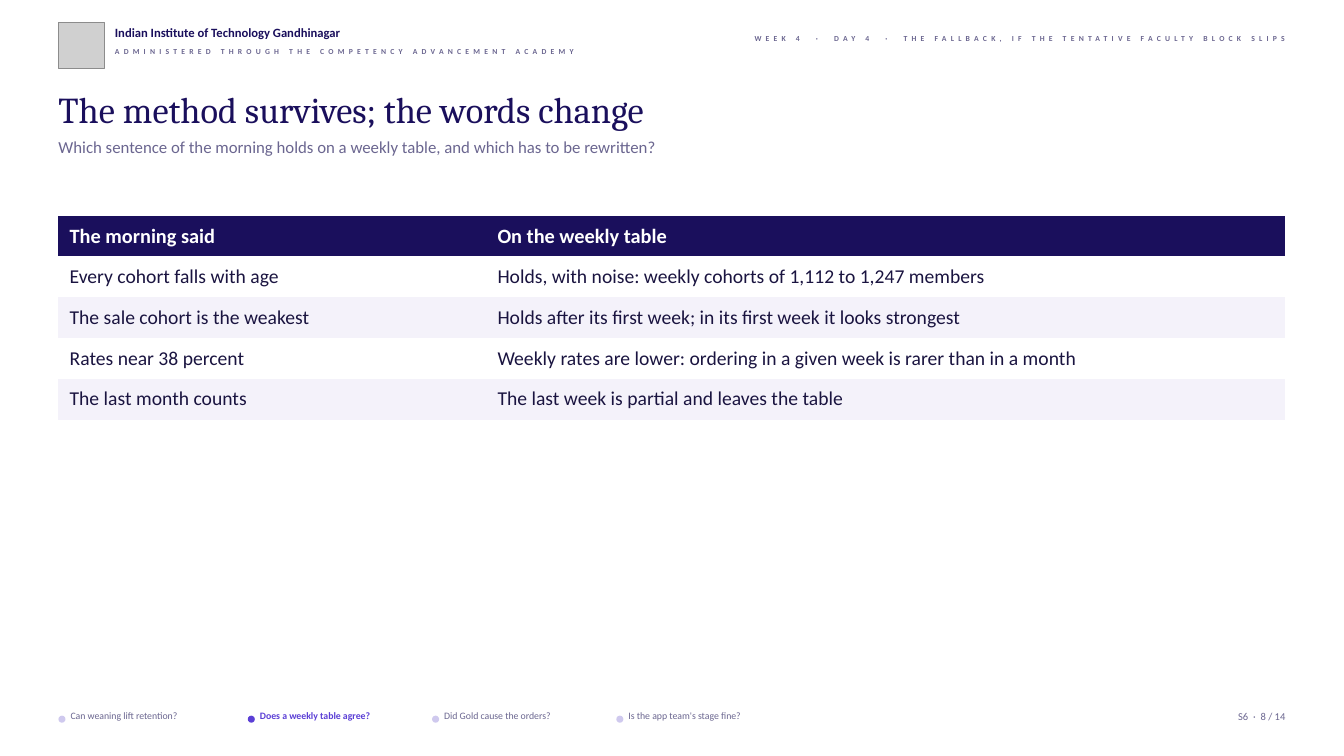
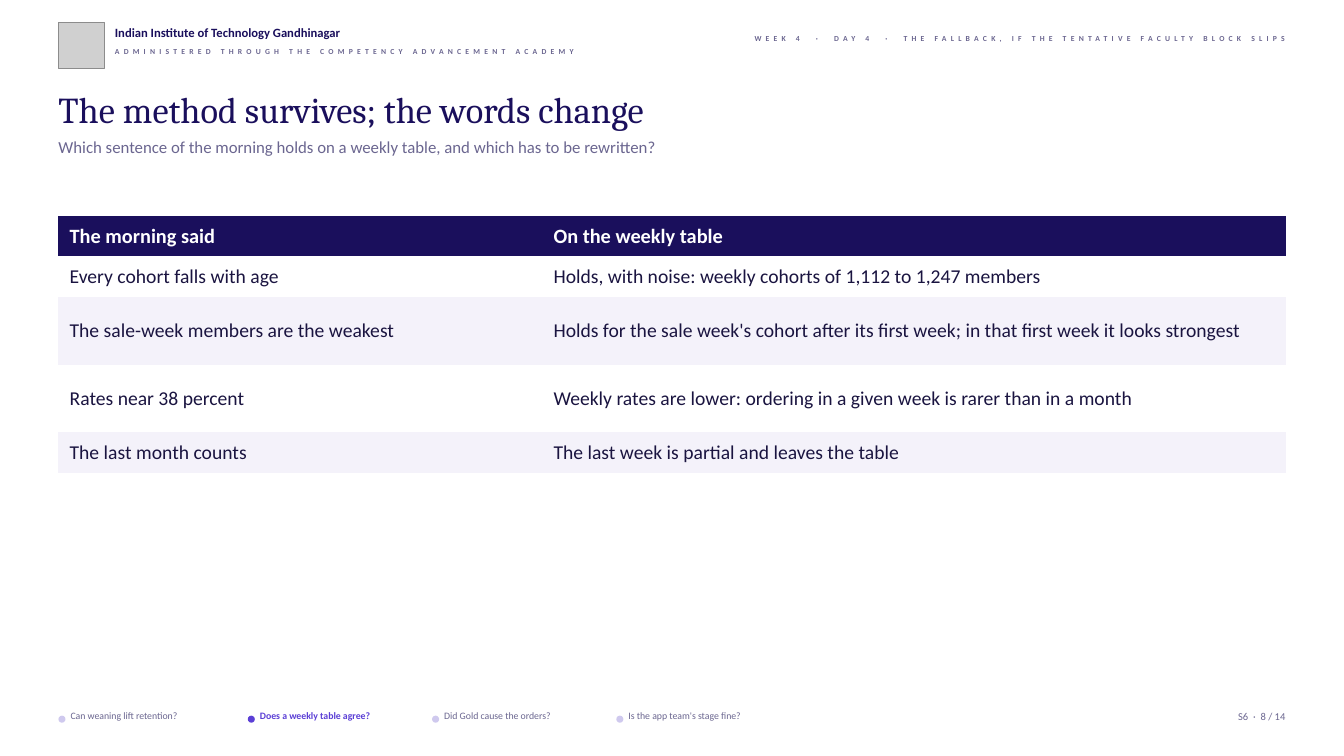
Before and after one commit to fde-academy-lab/c2-content-factory, a slide deck: slide 8 of content/W04/D4/slides/C2_W04_D04_fallback_STUDENT.pptx. Drawn at 1344x756 pixels with LibreOffice and Linux fonts; fonts in the diff are those of the drawing; grey boxes stand for pictures; background and template pictures are left out. Boxes give left, top, right and bottom in pixels: in the first picture for what was removed or moved away, otherwise in the second. Text is boxed around its words. In the diff, an @@ line names an element or a change of style, - is before the commit and + after.

```diff
--- a/content/W04/D4/slides/C2_W04_D04_fallback_STUDENT.pptx
+++ b/content/W04/D4/slides/C2_W04_D04_fallback_STUDENT.pptx
@@ table at box(58, 216, 1286, 473) @@
-row 3, column 1: The sale cohort is the weakest
+row 3, column 1: The sale-week members are the weakest
-row 3, column 2: Holds after its first week; in its first week it looks strongest
+row 3, column 2: Holds for the sale week's cohort after its first week; in that first week it looks strongest
```
Also in this commit, not shown: 1 other slide changed, 36 other files.
